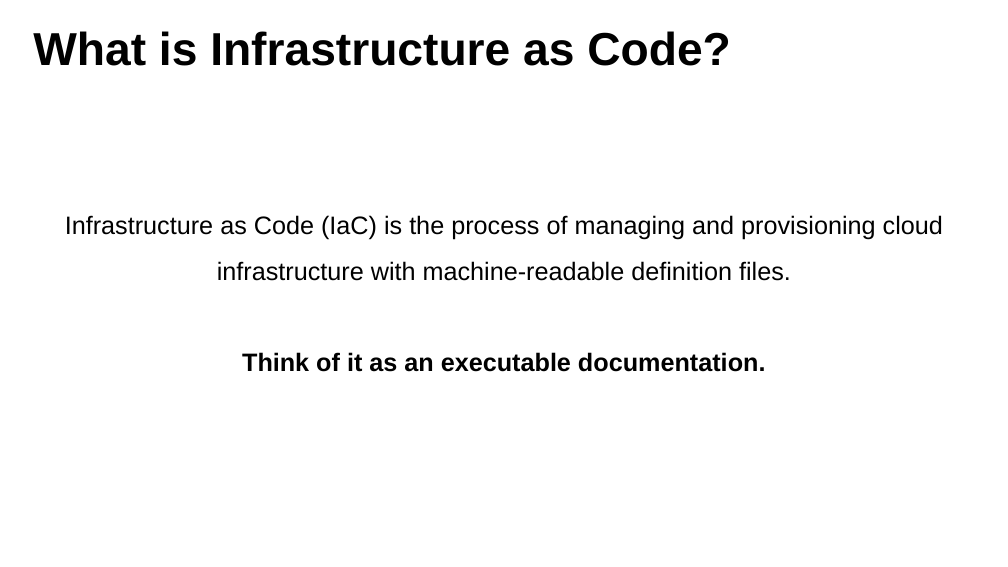
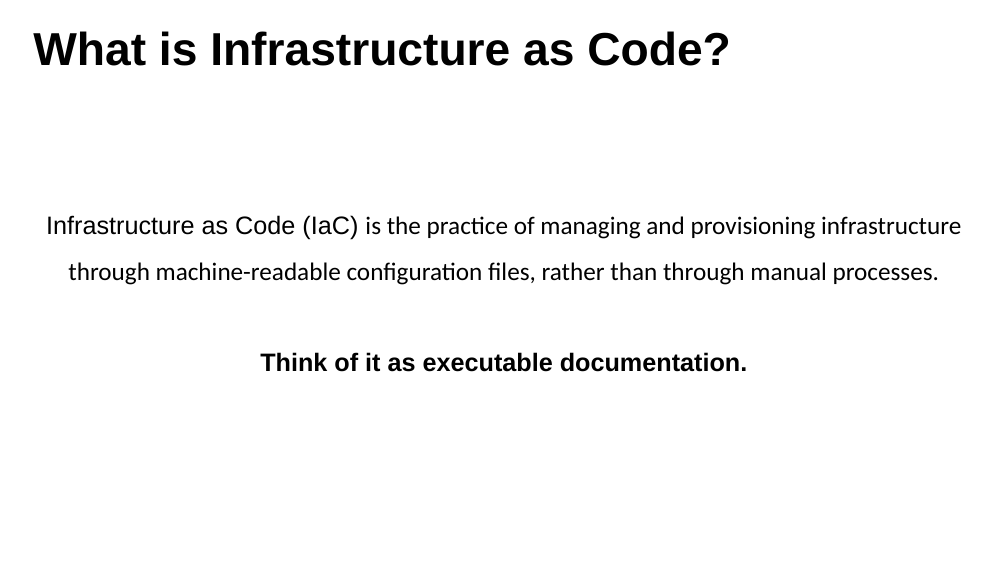
Before and after one commit to sanjaysrikakulam/terraform_clum2025, a slide deck: slide 2 of materials/terraform_openstack_tutorial.pptx. Drawn at 1008x567 pixels with LibreOffice and Linux fonts; fonts in the diff are those of the drawing. Boxes give left, top, right and bottom in pixels: in the first picture for what was removed or moved away, otherwise in the second. Text is boxed around its words. In the diff, an @@ line names an element or a change of style, - is before the commit and + after.

Commit message:
update the slides

```diff
--- a/materials/terraform_openstack_tutorial.pptx
+++ b/materials/terraform_openstack_tutorial.pptx
@@ text at (46,215,961,372): text changed; font Arial to Calibri @@
-Infrastructure as Code (IaC) is the process of managing and provisioning cloud infrastructure with machine-readable definition files.
-Think of it as an executable documentation.
+Infrastructure as Code (IaC) is the practice of managing and provisioning infrastructure through machine-readable configuration files, rather than through manual processes.
+Think of it as executable documentation.
```
Also in this commit, not shown: 5 other slides changed, 1 slide added.
